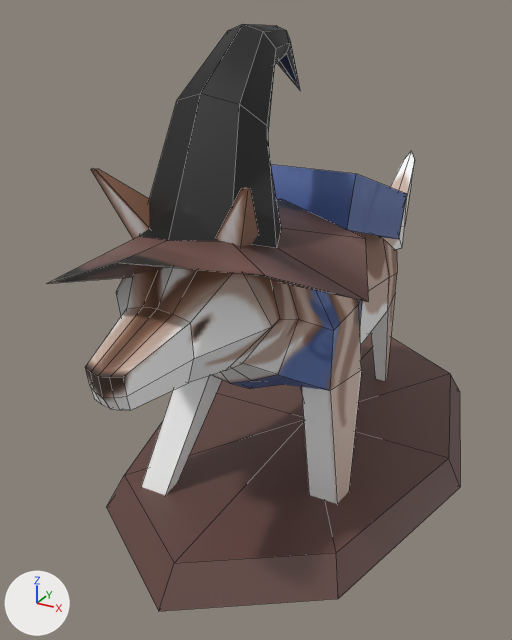
Two versions of the FBX model Trucs_Graph/BoardGameCharacters/scenes/Asset_Pawn_Lupus.fbx, one commit apart.
Camera for both pictures: a camera (50 mm lens) standing at (0.237, -0.531, 0.381) and looking at (-0.03, -0.047, 0.139). Arrows for +X, +Y and +Z are at lower left; the lights stay in place. Mesh edges are drawn as thin lines. Where no turn or scale is listed for an object, it has been applied to the vertices.

In view in the first picture: 'LupusHat', 'Lupus_Stand', 'STP_Dog_bag', 'STP_dog_body'.
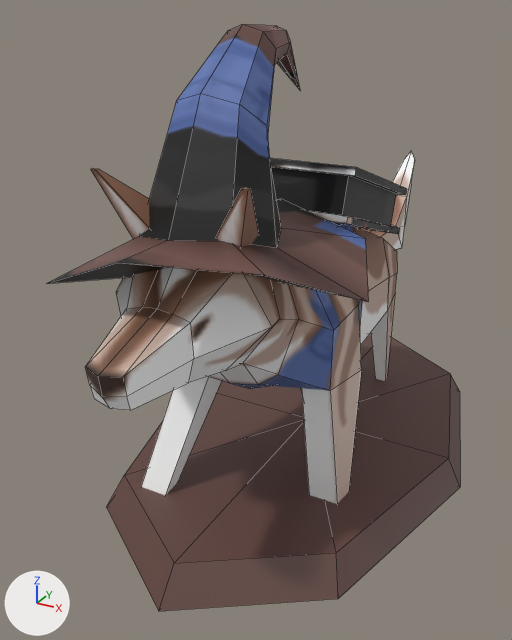
Changed parts and their boxes [x1, y1, x2, y2] in the pictures (512 x 640 px; the box of a moved part takes in the faces that stretch with it):
'STP_Dog_bag', reshaped, moved: before [271, 165, 407, 239]; after [270, 158, 407, 234]
part 2 of me_mesh_002, surface changed (black to blue): [47, 24, 368, 302] in both
part 3 of me_mesh, moved or reshaped: [85, 307, 327, 410] in both

Edits to the bpy script that builds the scene:
```text
Change me_mesh_001:
    used by ob_stp_dog_bag; location = (-0.0006, -0.0047, 0.2341)
    remove me_mesh_001.from_pydata(...)  # 8 vertices, 5 faces; spans x -0.0527..0.0543, y -0.0564..0.0838, z -0.0421..0.0382
    add me_mesh_001.from_pydata(...)  # 24 vertices, 22 faces; spans x -0.0535..0.0535, y -0.0701..0.0701, z -0.0401..0.0401
    me_mesh_001 part 1: the whole mesh is rebuilt
Change me_mesh:
    used by ob_stp_dog_body; location = (0.0, 0.0, 0.182)
    remove me_mesh.from_pydata(...)  # 168 vertices, 162 faces; spans x -0.076..0.077, y -0.277..0.262, z -0.16..0.112
    add me_mesh.from_pydata(...)  # 157 vertices, 153 faces; spans x -0.076..0.077, y -0.277..0.262, z -0.16..0.112
    me_mesh part 3
    17 vertices are removed from x -0.017..0.017, y -0.275..-0.138, z -0.046..0.019
    32 faces are deleted
    6 vertices are added at (0.0, -0.222, -0.011), (0.0, -0.181, -0.017), (0.0, -0.166, -0.021), (0.022, -0.137, -0.048), (0.013, -0.272, 0.019), (-0.022, -0.143, -0.048)
    23 new faces join them
Change me_mesh_002:
    where me_mesh_002.from_pydata(...)  # 42 vertices, 48 faces; spans x -0.107..0.107, y -0.108..0.11, z -0.163..0.004
    used by ob_lupushat; location = (0.0, -0.1418, 0.3682)
    me_mesh_002 part 2: texture (UV) coordinates of 48 of 48 faces, centred in x -0.065..0.066, y -0.079..0.085, z -0.152..0.002, changed; they spanned u 0.04..0.21, v 0.56..0.69 and now span u 0.15..0.24, v 0.55..0.71
Change ob_stp_dog_bag:
    ob_stp_dog_bag.location: (-0.0006, -0.0047, 0.2341) -> (0.0, 0.0091, 0.2369)
```
